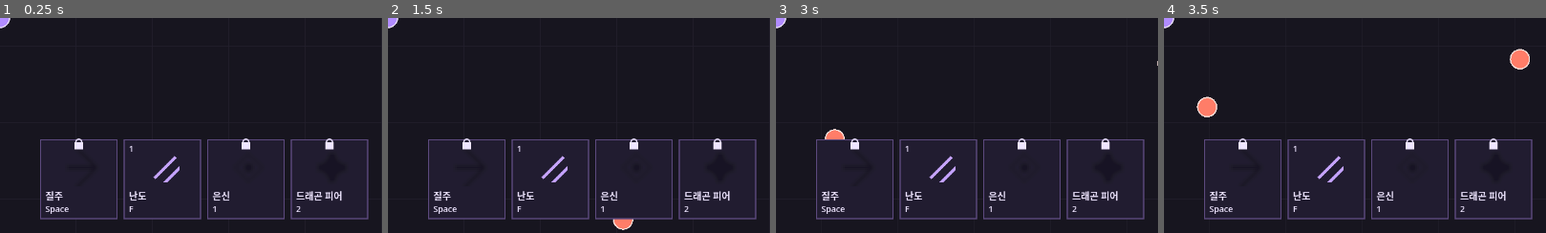
Above: before the commit, frames 1-4 (left to right).
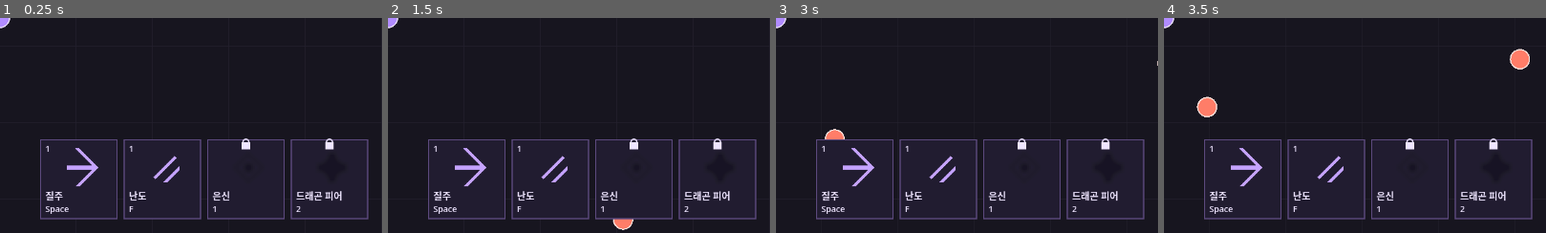
Above: after the commit, the same moments.

Repository: MoongTaeng-I/aigame
Game: Godot game, scene res://main.tscn
Two runs of this game, one before a commit and one after it. Both use one fixed random seed, a clock stepped at 60 frames per second and the inputs below.
Inputs (mouse positions are % of the whole screen's width and height, from its top left):
- Up to frame 1 (0.25 s): no input
- Up to frame 2 (1.5 s): tap Enter at 0.5 s; drag from (50, 50) to (60, 28) at 0.52 s; drag from (30, 55) to (45, 70) at 1.27 s
- Up to frame 3 (3 s): move the mouse to (60, 28) at 2.02 s; hold D (move_right) 2.03-2.75 s; drag from (45, 70) to (20, 35) at 2.77 s
- Up to frame 4 (3.5 s): no input
The pictures show only the part of the screen within x 50-100%, y 50-100%; the shares and areas given below are measured in that part.

The runs differ from the first frame. In frame 1, 0.5% of the frame differs, in the area x 12-26%, y 56-79%; in frame 2, 0.5%; in frame 3, 0.5%; in frame 4, 0.5%.

Commit message:
S5-IMPL-02 질주 방향 고정 이동과 벽 처리 및 적 통과 구현

Diff:
--- a/data/skill.csv
+++ b/data/skill.csv
@@ -1,5 +1,5 @@
 Id,Name_ko,Key,Initially_unlocked,Note
-skill_dash,질주,Space,1,A단계 미구현
+skill_dash,질주,Space,1,A단계 검증용 시작값
 skill_rapid_slash,난도,F,1,A단계 검증용 시작값
 skill_stealth,은신,1,0,A단계 미구현
 skill_dragon_fear,드래곤 피어,2,0,A단계 미구현
--- /dev/null
+++ b/data/skill_dash_level.csv
@@ -0,0 +1,6 @@
+Id,Level,Distance,Duration_sec,Cooldown_sec,Note
+dash_01,1,200,0.15,5,A단계 검증용 시작값
+dash_02,2,220,0.15,4.5,A단계 검증용 시작값
+dash_03,3,240,0.15,4,A단계 검증용 시작값
+dash_04,4,260,0.15,3.5,A단계 검증용 시작값
+dash_05,5,300,0.15,3,A단계 검증용 시작값
--- a/scripts/enemy_manager.gd
+++ b/scripts/enemy_manager.gd
@@ -275,6 +275,8 @@
 					_resolve_contact_pair(first, bodies[int(second_index)])
 
 func _resolve_contact_pair(first: Variant, second: Variant) -> void:
+	if _player.dash_pass_through and (first==_player or second==_player):
+		return
 	if (first is EnemyActor and not first.is_active) or (second is EnemyActor and not second.is_active):
 		return
 	var combined_radius := float(first.body_radius) + float(second.body_radius)
--- a/scripts/main.gd
+++ b/scripts/main.gd
@@ -69,7 +69,7 @@
 	map.add_child(experience_manager)
 	var skill_manager := SkillManager.new()
 	skill_manager.name = "SkillManager"
-	skill_manager.configure(player,enemy_manager,data_store.get_table("skill.csv"),data_store.get_table("skill_rapid_slash_level.csv"))
+	skill_manager.configure(player,enemy_manager,data_store.get_table("skill.csv"),data_store.get_table("skill_rapid_slash_level.csv"),{"skill_dash":data_store.get_table("skill_dash_level.csv")})
 	map.add_child(skill_manager)
 
 func _validate_gameplay_data(data_store: Variant, player_record: Dictionary, enemy_records: Dictionary, spawn_records: Dictionary, spawn_rule: Dictionary) -> String:
--- a/scripts/player.gd
+++ b/scripts/player.gd
@@ -8,6 +8,11 @@
 var pickup_radius: float = 0.0
 var _level_requirements: Array[int] = []
 var move_speed: float = 0.0
+var last_move_direction := Vector2.RIGHT
+var dash_direction := Vector2.RIGHT
+var dash_remaining: float = 0.0
+var dash_speed: float = 0.0
+var dash_pass_through: bool = false
 var body_radius: float = 18.0
 var push_weight: float = 1.0
 var max_hp: int = 100
@@ -143,16 +148,34 @@
     if _hp_label != null:
         _hp_label.text = "플레이어 HP: %d / %d" % [hp, max_hp]
 
-func _physics_process(delta: float) -> void:
-    var direction := Vector2(
+func movement_input() -> Vector2:
+    return Vector2(
         Input.get_axis("move_left", "move_right"),
         Input.get_axis("move_up", "move_down")
-    )
-    if direction != Vector2.ZERO:
-        direction = direction.normalized()
+    ).normalized()
+
+func begin_dash(distance: float, duration: float) -> void:
+    var input := movement_input()
+    dash_direction = input if input != Vector2.ZERO else last_move_direction
+    dash_remaining = duration
+    dash_speed = distance / duration
+    dash_pass_through = true
+
+func _physics_process(delta: float) -> void:
+    if is_dead:
+        return
+    var direction := movement_input()
+    dash_pass_through = dash_remaining > 0.0
+    var travel := move_speed * delta
+    if dash_pass_through:
+        direction = dash_direction
+        travel = dash_speed * minf(delta,dash_remaining)
+        dash_remaining = maxf(0.0,dash_remaining-delta)
+    elif direction != Vector2.ZERO:
+        last_move_direction = direction
     # Resolve each axis independently so a blocked component does not cancel motion along the wall.
-    move_and_collide(Vector2(direction.x * move_speed * delta, 0.0))
-    move_and_collide(Vector2(0.0, direction.y * move_speed * delta))
+    move_and_collide(Vector2(direction.x * travel, 0.0))
+    move_and_collide(Vector2(0.0, direction.y * travel))
 
 func _draw() -> void:
     draw_circle(Vector2.ZERO, body_radius, PLAYER_COLOR)
--- a/scripts/skill_cast.gd
+++ b/scripts/skill_cast.gd
@@ -12,13 +12,15 @@
 var cooldown_until: float = 0.0
 var hits_done: int = 0
 var on_tick: Callable
+var mode: String = "ticks"
 
-func configure(rows: Array, initial_level: int, callback: Callable) -> void:
+func configure(rows: Array, initial_level: int, callback: Callable, cast_mode: String = "ticks") -> void:
 	levels = rows.duplicate(true)
 	levels.sort_custom(func(a: Dictionary,b: Dictionary) -> bool: return int(a.Level)<int(b.Level))
 	level = initial_level
 	on_tick = callback
 	implemented = callback.is_valid()
+	mode = cast_mode
 
 func max_level() -> int:
 	return int(levels.back().Level) if not levels.is_empty() else 0
@@ -33,10 +35,18 @@
 	started_at = now
 	hits_done = 0
 	active = true
+	if mode!="ticks":
+		on_tick.call(snapshot,now)
+		if mode=="instant":
+			_finish(now)
 	advance(now)
 	return true
 
 func advance(now: float) -> void:
+	if mode!="ticks":
+		if active and now+0.000000001>=started_at+float(snapshot.Duration_sec):
+			_finish(started_at+float(snapshot.Duration_sec))
+		return
 	while active:
 		var tick_at := started_at + hits_done*float(snapshot.Hit_interval_sec)
 		if now+0.000000001<tick_at:
@@ -44,6 +54,9 @@
 		on_tick.call(snapshot,tick_at)
 		hits_done += 1
 		if hits_done>=int(snapshot.Hits):
-			active = false
-			completed_at = tick_at
-			cooldown_until = completed_at + float(snapshot.Cooldown_sec)
+			_finish(tick_at)
+
+func _finish(at: float) -> void:
+	active = false
+	completed_at = at
+	cooldown_until = completed_at + float(snapshot.Cooldown_sec)
--- a/scripts/skill_data.gd
+++ b/scripts/skill_data.gd
@@ -5,6 +5,7 @@
 static func register_schemas(store: CsvDataStore) -> void:
 	store.register_schema("skill.csv", {"Id":"String","Name_ko":"String","Key":"String","Initially_unlocked":"Bool","Note":"String"})
 	store.register_schema("skill_rapid_slash_level.csv", {"Id":"String","Level":"Int","Damage":"Int","Hits":"Int","Hit_interval_sec":"Float","Range":"Float","Cooldown_sec":"Float","Note":"String"})
+	store.register_schema("skill_dash_level.csv", {"Id":"String","Level":"Int","Distance":"Float","Duration_sec":"Float","Cooldown_sec":"Float","Note":"String"})
 
 static func standard_key(name: String) -> int:
 	var code := OS.find_keycode_from_string(name)
@@ -39,6 +40,22 @@
 				return _error(store,"skill_rapid_slash_level.csv",row.Id,col,"0보다 커야 합니다.")
 		if int(row.Hits)>=2 and float(row.Hit_interval_sec)<=0.0:
 			return _error(store,"skill_rapid_slash_level.csv",row.Id,"Hit_interval_sec","여러 타격에는 0보다 큰 간격이 필요합니다.")
+	return validate_effect_table(store,"skill_dash_level.csv",["Distance","Duration_sec","Cooldown_sec"])
+
+static func validate_effect_table(store: CsvDataStore, file: String, positive: Array, prevent_overlap: bool = false) -> String:
+	var rows: Array = store.get_table(file).values()
+	if rows.is_empty():
+		return _error(store,file,"","Level","레벨 행이 없습니다.")
+	rows.sort_custom(func(a: Dictionary,b: Dictionary) -> bool: return int(a.Level)<int(b.Level))
+	for i in range(rows.size()):
+		var row: Dictionary = rows[i]
+		if int(row.Level)!=i+1:
+			return _error(store,file,row.Id,"Level","1부터 빠짐없이 이어져야 합니다.")
+		for column in positive:
+			if float(row[column])<=0.0:
+				return _error(store,file,row.Id,column,"0보다 커야 합니다.")
+		if prevent_overlap and float(row.Cooldown_sec)<=float(row.Duration_sec):
+			return _error(store,file,row.Id,"Cooldown_sec","Duration_sec보다 커야 합니다.")
 	return ""
 
 static func _error(store: CsvDataStore, file: String, id: String, col: String, detail: String) -> String:
--- a/scripts/skill_manager.gd
+++ b/scripts/skill_manager.gd
@@ -13,7 +13,7 @@
 var effects: Array = []
 var ui: Control
 
-func configure(owner_player: Node2D, enemy_manager: EnemyManager, skill_records: Dictionary, slash_levels: Dictionary) -> void:
+func configure(owner_player: Node2D, enemy_manager: EnemyManager, skill_records: Dictionary, slash_levels: Dictionary, extra_levels: Dictionary = {}, stealth_rule: Dictionary = {}) -> void:
 	player = owner_player
 	enemies = enemy_manager
 	records = skill_records.duplicate(true)
@@ -26,7 +26,14 @@
 		InputMap.action_add_event(id,event)
 		var cast := Cast.new()
 		var callback := Callable(self,"_slash_tick") if id=="skill_rapid_slash" else Callable()
-		cast.configure(slash_levels.values() if id=="skill_rapid_slash" else [],1 if records[id].Initially_unlocked else 0,callback)
+		var rows: Array = slash_levels.values() if id=="skill_rapid_slash" else []
+		var mode := "ticks"
+		if extra_levels.has(id):
+			rows = extra_levels[id].values()
+			if id=="skill_dash":
+				callback = Callable(self,"_dash_start")
+				mode = "timed"
+		cast.configure(rows,1 if records[id].Initially_unlocked else 0,callback,mode)
 		skills[id] = cast
 
 func _ready() -> void:
@@ -87,5 +94,8 @@
 		"active_border":cast.active,"show_gauge":cooling,"progress":progress,
 		"cooldown_text":"%.1f" % (maxf(1.0,ceil(remaining*10.0-0.000000001))/10.0) if cooling else ""}
 
+func _dash_start(stats: Dictionary, _at: float) -> void:
+	player.begin_dash(float(stats.Distance),float(stats.Duration_sec))
+
 func _draw() -> void:
 	UI.draw_ranges(self,effects)
Not shown, added: data/skill_dash_level.csv.import
